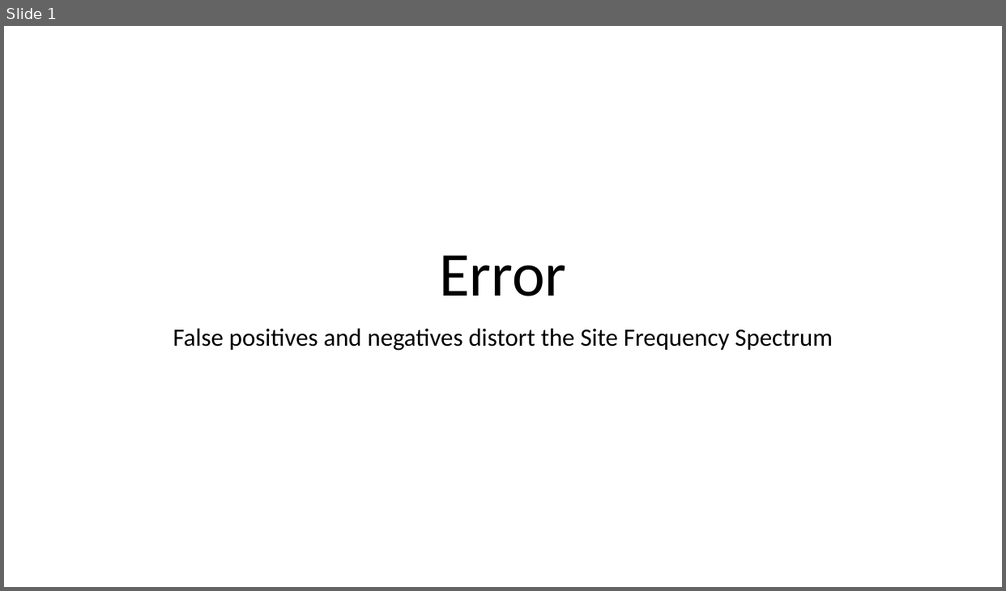
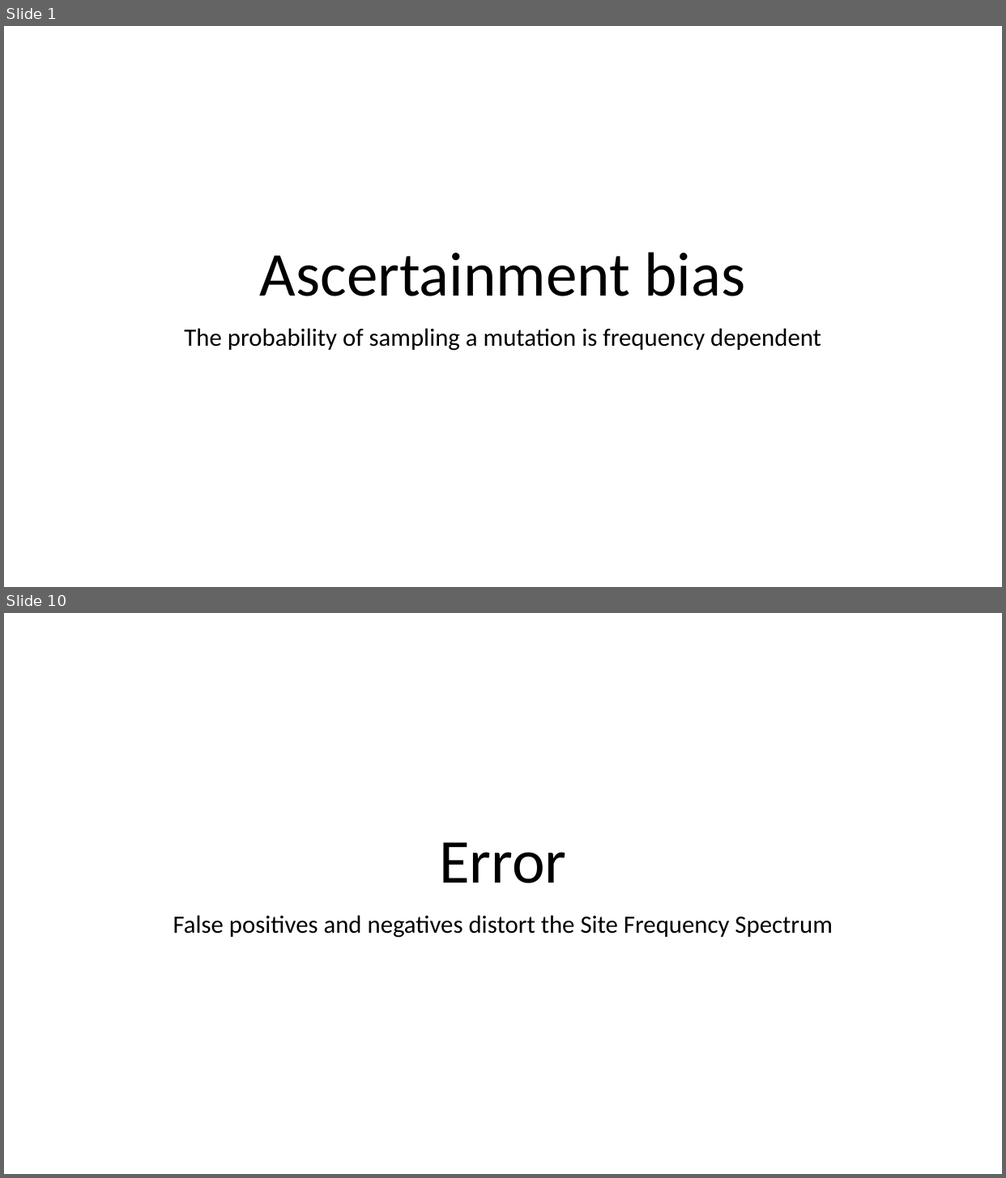
Before and after one commit to jjemerson/Sharing, a slide deck: AB_FP_FN.pptx. Shown one above the other, each under a label of ours: slide 1 before the commit, slides 1 and 10 after it; the slides between them are not shown. The pictures are 1006x591 and 1006x1178 pixels, drawn with LibreOffice and Linux fonts; fonts in the diff are those of the drawing. Boxes give left, top, right and bottom in pixels: in the first picture for what was removed or moved away, otherwise in the second. Text is boxed around its words. In the diff, an @@ line names an element or a change of style, - is before the commit and + after.

```diff
--- a/AB_FP_FN.pptx
+++ b/AB_FP_FN.pptx
@@ slide 1 added at [4,26,1002,587], background #FFFFFF @@
@@ title added at [260,252,746,297], 60 pt, text #000000 @@
+Ascertainment bias
@@ subtitle added at [184,328,821,351], 24 pt, text #000000 @@
+The probability of sampling a mutation is frequency dependent
@@ what was slide 1 is now slide 10 @@
```
Also in this commit, not shown: 8 other slides added.
